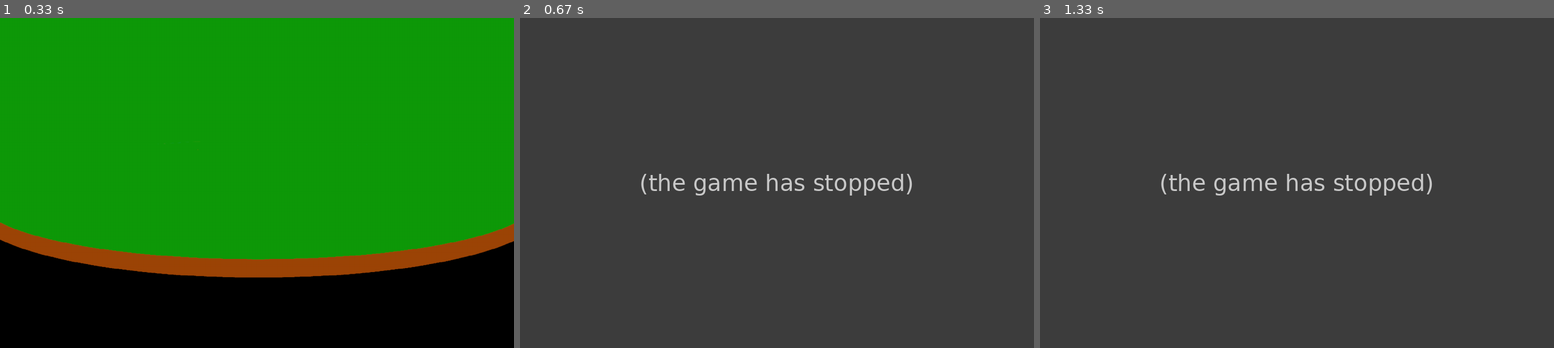
Above: before the commit, frames 1-3 (left to right).
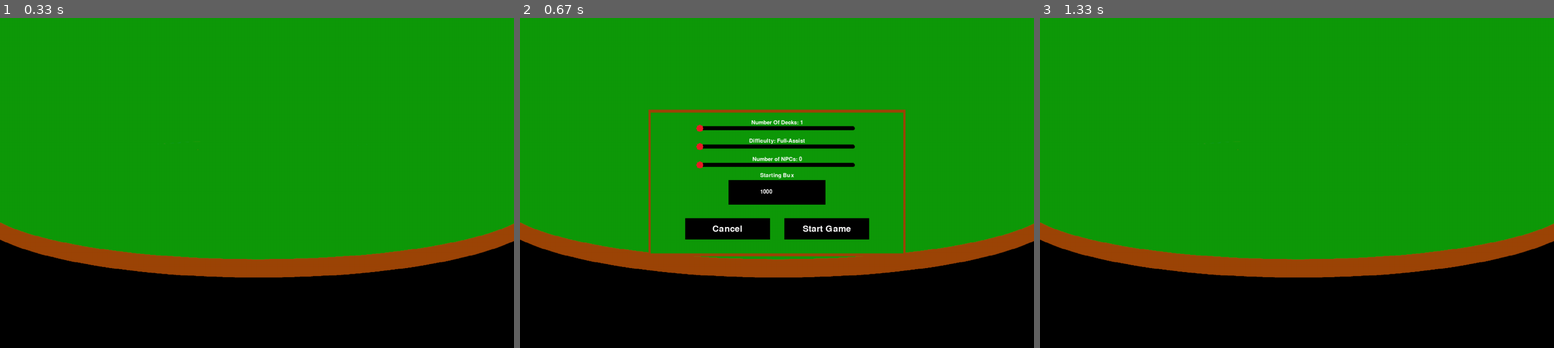
Above: after the commit, the same moments.

Repository: CDonners/None-Exam-Assessment-2026-AQA
Game: pygame game, started from bankrollBust/main.py
The game is run twice, just before and just after one commit, with the same random seed, the same clock (stepped at 60 frames per second) and the same inputs.
Inputs (mouse positions are in pixels of both pictures, inside the frame that each line leads up to):
- Up to frame 1 (0.33 s): no input
- Up to frame 2 (0.67 s): press the mouse at (777, 239) at 0.37 s; move the mouse to (694, 249) at 0.47 s; release the mouse at (617, 258) at 0.6 s
- Up to frame 3 (1.33 s): press the mouse at (1219, 146) at 0.7 s; move the mouse to (1209, 103) at 0.8 s; release the mouse at (1194, 64) at 0.93 s; click "Start Game" at 1.13 s

Frame 1 is identical in both runs. In frame 2, 100% of the frame differs, in the area x 0-100%, y 0-100%; in frame 3, 100%.
Before the commit the program exited at 0.38 s; later frames show no game.

Commit message:
Commenting and fixing images

Diff:
--- a/bankrollBust/main.py
+++ b/bankrollBust/main.py
@@ -6,50 +6,53 @@
 
 # Pygame Setup
 pygame.init() # Initialise Pygame
-initX = 1400
-initY = 900
-INITIALSIZE = (initX, initY) # Set my initial window size
+INITX = 1400
+INITY = 900
+INITIALSIZE = (INITX, INITY) # Set my initial window size
 screen = pygame.display.set_mode(INITIALSIZE) # Create my screen
 BGIMAGE = pygame.image.load("bankrollBust/images/table.png") # Load the background image
 bg = pygame.transform.scale(BGIMAGE, INITIALSIZE) # Set the size of the background image to the size of the screen
 
 # Button Setup
-newGameButton = button(screen, (700,300), "New Game")
-continueButton = button(screen, (700,400), "Continue")
-settingsButton = button(screen,(700,500), "Settings")
-quitButton = button(screen, (700,600), "Quit")
+centreX = INITX//2 # Dynamically centering X
+# Dymanically centering Y with the formula (Distance from top initially)/(Initial Y) * CurrentY this will make the buttons be in the same place no matter the screensize
+newGameButton = button(screen, (centreX, 600), "New Game")
+continueButton = button(screen, (centreX,400), "Continue")
+settingsButton = button(screen,(centreX,500), "Settings")
+quitButton = button(screen, (centreX,600), "Quit")
 
 def newGameSettings():
     # Mini Window Setup
-    miniWindowImage = pygame.image.load("bankrollBust/images/MiniMenu.png")
-    miniWindowRect = miniWindowImage.get_rect(center=(initX/2, initY/2))
+    miniWindowImage = pygame.image.load("bankrollBust/images/MiniMenu.png") # Loading the mini window image
+    miniWindowRect = miniWindowImage.get_rect(center=(INITX/2, INITY/2)) # Dynamically centering the window
     # Interaction Setup
-    noOfDecksSlider = discreteSlider(screen, "Number Of Decks", (miniWindowRect.centerx, miniWindowRect.centery-150), [1,2,4,6,8,10], scale=1.3)
-    difficultySlider = discreteSlider(screen, "Difficulty", (miniWindowRect.centerx, miniWindowRect.centery-100), ["Full-Assist", "Semi-Assist", "There-When-Needed","No-Help"], scale=1.3)
-    noOfNPCsSlider = discreteSlider(screen, "Number of NPCs", (miniWindowRect.centerx, miniWindowRect.centery-50), [0,1,2,3,4,5,6,7], scale=1.3)
-    startingBuxInput = inputBox(screen, (miniWindowRect.centerx, miniWindowRect.centery+25), "Starting Bux", None, scale=0.8)
-    startButton = button(screen, (miniWindowRect.centerx+135, miniWindowRect.centery+125), "Start Game", scale=0.7)
-    cancelButton = button(screen, (miniWindowRect.centerx-135, miniWindowRect.centery+125), "Cancel", scale=0.7)
+    currentX = miniWindowRect.centerx # Making my function calls shorter - Neater code :)
+    currentY = miniWindowRect.centery
+    noOfDecksSlider = discreteSlider(screen, "Number Of Decks", (currentX, currentY-150), [1,2,4,6,8,10], scale=1.3)
+    difficultySlider = discreteSlider(screen, "Difficulty", (currentX, currentY-100), ["Full-Assist", "Semi-Assist", "There-When-Needed","No-Help"], scale=1.3)
+    noOfNPCsSlider = discreteSlider(screen, "Number of NPCs", (currentX, currentY-50), [0,1,2,3,4,5,6,7], scale=1.3)
+    startingBuxInput = inputBox(screen, (currentX, currentY+25), "Starting Bux", None, scale=0.8)
+    startButton = button(screen, (currentX+135, currentY+125), "Start Game", scale=0.7)
+    cancelButton = button(screen, (currentX-135, currentY+125), "Cancel", scale=0.7)
     # Keeping Window Open
     started = False
     while not started:
         for event in pygame.event.get(): #Checking for events
             if event.type == pygame.QUIT: # If the user presses the X button, quit game
                 quit()
-            screen.blit(miniWindowImage, miniWindowRect)
-            noOfDecks = noOfDecksSlider.getValue(event)
-            difficulty = difficultySlider.getValue(event)
-            noOfPlayers = noOfNPCsSlider.getValue(event)
-            startingBux = startingBuxInput.getInput(event)
-            if startButton.updateImage(event):
-                started = True
-                return [noOfDecks, difficulty, noOfPlayers, startingBux]
-            elif cancelButton.updateImage(event):
-                return None # Gotta figure out logic
-            pygame.display.flip()
+            screen.blit(miniWindowImage, miniWindowRect) # Draws the mini window onto the screen
+            noOfDecks = noOfDecksSlider.getValue(event) # Get the value from the slider -- See buttonUtils.py
+            difficulty = difficultySlider.getValue(event) # Get the value from the slider -- See buttonUtils.py
+            noOfPlayers = noOfNPCsSlider.getValue(event) # Get the value from the slider -- See buttonUtils.py
+            startingBux = startingBuxInput.getInput(event) # Get the value of the input box -- See buttonUtils.py
+            if startButton.updateImage(event): # Checking if User has pressed the start button
+                started = True # Sets started to true breaking the loop
+                return [noOfDecks, difficulty, noOfPlayers, startingBux] # Returns list of all selected settings
+            elif cancelButton.updateImage(event): # Checks if player pressed the cancel button
+                return None # Retuns none passing over the If-Statement checking if the game is started
+            pygame.display.flip() # Updates the screen with all the rects
 
-def newGame(noOfDecks, difficulty, startingBux, noOfPlayers):
-    global gameRunning
+def newGame(noOfDecks, difficulty, startingBux, noOfNPCs):
     while gameRunning:
         for event in pygame.event.get(): #Checking for events
             if event.type == pygame.QUIT: # If the user presses the X button, quit game
@@ -64,14 +67,16 @@
     for event in pygame.event.get(): #Checking for events
         if event.type == pygame.QUIT: # If the user presses the X button, quit game
             gameRunning = False
+        # By updating the image on an event I can limit the amount of checks my code makes, additionally I can make it so you only press one button at a time
         if newGameButton.updateImage(event):
             gameSettings = newGameSettings()
             if gameSettings is not None: # If it is none they cancelled new game
+                # Settings the values of the selected settings - Neater function call
                 noOfDecks = gameSettings[0]
                 difficulty = gameSettings[1]
-                noOfPlayers = gameSettings[2]
+                noOfNPCs = gameSettings[2]
                 startingBux = gameSettings[3]
-                newGame(noOfDecks, difficulty, noOfDecks, startingBux)
+                newGame(noOfDecks, difficulty, noOfNPCs, startingBux) # Creating the game with the selected settings
         elif continueButton.updateImage(event):
             pass
         elif settingsButton.updateImage(event):
--- a/bankrollBust/pygameUtils/buttonUtils.py
+++ b/bankrollBust/pygameUtils/buttonUtils.py
@@ -11,13 +11,14 @@
         self.centre = centre # Centre of the button
         self.surface = surface # Defining the surface
         self.scale = scale # Defining the scale
+        self.interactable = True
         # Creating the interactable button
         self.interactableImage = pygame.transform.scale_by(pygame.image.load(self.bid+".png"), scale) # Loading the image and adjusting it to the specified scale
         self.interactableObj = self.interactableImage.get_rect(center = centre) # Turn the image into a rect with the specified centre
         # Create text object
-        self.font = pygame.font.SysFont("", 36)
-        self.text_surface = self.font.render(f"{name}", True, (255, 255, 255))
-        self.text_rect = self.text_surface.get_rect(center=centre)
+        self.font = pygame.font.SysFont("", 36) # Sets the font to pygame default and sets the size
+        self.text_surface = self.font.render(f"{name}", True, (255, 255, 255)) # Creates the text surface, colour black
+        self.text_rect = self.text_surface.get_rect(center=centre) # Draws the text with the same centre as the button so it is over it
 
 
     def draw(self): # Blits the rect onto the surface
@@ -25,26 +26,29 @@
         self.surface.blit(self.text_surface, self.text_rect)
 
     def checkHover(self): # Checks if the mouse is hovered over the rect
-        mousePos = pygame.mouse.get_pos()
-        return self.interactableObj.collidepoint(mousePos)
-
-    def checkPressed(self, event): # Checks if the mouse is pressed while it hovers over the button
+        mousePos = pygame.mouse.get_pos() # Gets the position of the mouse
+        return self.interactableObj.collidepoint(mousePos) # Returns a boolean if the mouse pos overlaps the rect
+
+    def pressed(self, event): # Checks if the mouse is pressed while it hovers over the button
         if event.type == pygame.MOUSEBUTTONDOWN: # Checking if the button press is a mouse press
             if event.button == 1: # Checks if the button pressed is the left mouse button
                 return True
 
     def updateImage(self, event): # Updates the image depending on how the button is being interacted with
-        pressed = False
+        pressed = False # Button isn't pressed by default
         if self.checkHover(): # Check if the mouse is over the button
-            if self.checkPressed(event): # Button is Pressed
+            if self.pressed(event): # Button is Pressed
+                # Set the button to the pressed image
                 self.interactableImage = pygame.transform.scale_by(pygame.image.load(self.bid+"_pressed"+".png"),self.scale)
-                pressed = True
+                pressed = True # Telling us the button is pressed
             else: # Buttons isn't pressed
+                # Set button to the hovered image
                 self.interactableImage = pygame.transform.scale_by(pygame.image.load(self.bid+"_hovered"+".png"), self.scale)
         else: # Button isn't being interacted with
+            # Set the button image to the regular image as it's not being interacted with
             self.interactableImage = pygame.transform.scale_by(pygame.image.load(self.bid+".png"), self.scale)
         self.draw() # Draw the updated image
-        return pressed
+        return pressed # Returns whether button is pressed
 
 class discreteSlider(button):
     def __init__(self, surface: pygame.Surface, name: str, centre: tuple, values: list, scale = 1.0):
@@ -54,7 +58,7 @@
         self.centre = centre
         self.values = values
         self.scale = scale
-        self.value = values[0]
+        self.value = values[0] # Sets the default value to be the first one, which will be on the very left
         # Creating Slider Guide
         self.guideImage = pygame.transform.scale_by(pygame.image.load(BIFD + "sliderGuide.png"), self.scale)
         self.guideRect = self.guideImage.get_rect(center = centre)
@@ -65,86 +69,89 @@
         self.interactableImage = pygame.transform.scale_by(pygame.image.load(BIFD + "thumb.png"), self.scale)
         self.interactableObj = self.interactableImage.get_rect(center = (self.thumbLBound, self.guideRect.centery))
         # Variables for Logic
-        self.mouseHeld = False
+        self.mouseHeld = False # Mouse isn't held by default
         self.valuePoints = self.getValuePoints()
 
     def getValuePoints(self): # Figures out where a point should be on the slider
-        xRange = self.thumbUBound - self.thumbLBound
-        step = xRange // (len(self.values)-1) + (xRange%len(self.values))
+        xRange = self.thumbUBound - self.thumbLBound # Gets the range between the bounds
+        step = xRange // (len(self.values)-1) + (xRange%len(self.values)) # Gets the step between nodes
         valuePoints = {}
-        currentX = self.thumbLBound
-        for i in range(len(self.values)):
-            if i == 0:
-                valuePoints[self.thumbLBound] = self.values[i]
-            elif i == len(self.values) - 1:
-                valuePoints[self.thumbUBound] = self.values[i]
+        currentX = self.thumbLBound # Initial position is the very left
+        for i in range(len(self.values)): # Loops through all the values
+            if i == 0: # if it's the first value
+                valuePoints[self.thumbLBound] = self.values[i] # Automatically sets the left most node to the very left
+            elif i == len(self.values) - 1: # If it's the last value
+                valuePoints[self.thumbUBound] = self.values[i] # Automatically sets the right most node to be the very right
             else:
-                currentX += step
-                valuePoints[currentX] = self.values[i]
-        return valuePoints
+                currentX += step # Increments the current X value by the step
+                valuePoints[currentX] = self.values[i] # Sets the current position to correspond to the value
+        return valuePoints # Returns the dictionary with the X coordinate as the key and the value as the value e.g 100: 3 Players
 
     def snapThumb(self):
-        xVals = list(self.valuePoints.keys())
-        xCurrent = self.interactableObj.centerx
-        upperBound, lowerBound = 0,0
-
+        xVals = list(self.valuePoints.keys()) # Gets a list of all the X coordinates of the node
+        xCurrent = self.interactableObj.centerx # The current X is the X Coordinate of the thumb
+        upperBound, lowerBound = 0,0 # Creating upperbound & lowerbound variables which will be the 2 nodes the thumb is between
+        # Loop through all the X Coordinates of the nodes
         for i in range(len(xVals)-1): # Find where is the closest Point
-            if xVals[i] <= xCurrent and xVals[i+1] >= xCurrent:
-                lowerBound = xVals[i]
-                upperBound = xVals[i+1]
-                break
-        if abs(xCurrent - lowerBound) <= abs(xCurrent - upperBound):
-            return lowerBound
+            if xVals[i] <= xCurrent and xVals[i+1] >= xCurrent: # If it is between the 2 nodes
+                lowerBound = xVals[i] # Lower bound is the node to the left
+                upperBound = xVals[i+1] # Upper bound is the node to the right
+                break # Breaks the loop to stop unneeded looping
+        if abs(xCurrent - lowerBound) <= abs(xCurrent - upperBound): # Gets the absolute difference between the thumb and the nodes
+            return lowerBound # If it's closer to the lowerbound
         else:
-            return upperBound
+            return upperBound # If it's closer to the upper bound
 
     def draw(self):
         # Draw thumb and guide
         self.surface.blit(self.guideImage, self.guideRect)
         self.surface.blit(self.interactableImage, self.interactableObj)
         # Create the text object
-        font = pygame.font.SysFont("", 22)
-        text_surface = font.render(f"{self.name}: {self.value}", True, (255, 255, 255))
-        text_rect = text_surface.get_rect(center=(self.centre[0], self.centre[1]-15))
+        font = pygame.font.SysFont("", 22) # Sets the font to default python font with size 22
+        text_surface = font.render(f"{self.name}: {self.value}", True, (255, 255, 255)) # Creates text surface with colour black
+        text_rect = text_surface.get_rect(center=(self.centre[0], self.centre[1]-15)) # Creates the rect with the offset to appear above the slider
         # Draw Text
-        self.surface.blit(text_surface, text_rect)
-        # For visibility of Nodes during testing
+        self.surface.blit(text_surface, text_rect) # Draws on every iteration to update the value displayed
+        # # For visibility of Nodes during testing
         # for i in list(self.valuePoints.keys()):
         #     pygame.draw.circle(self.surface, (0,255,0), (i,self.guideRect.centery), 5)
 
     def moveThumb(self, event):
-        mousePos = pygame.mouse.get_pos()
-        offsetX = 0
-        if self.mouseHeld == False:
-            if self.checkHover():
+        mousePos = pygame.mouse.get_pos() # Gets the position of the mouse
+        offsetX = 0 # Create the offset variable
+        if self.mouseHeld == False: # If the mouse isn't held
+            if self.checkHover(): # Check if the mouse is hovering
+                # If it is set the image of the thumb to the hovered image
                 self.interactableImage = pygame.transform.scale_by(pygame.image.load(BIFD + "thumbHovered.png"), self.scale)
-                self.checkPressed(event)
-                if self.mouseHeld:
-                    offsetX = mousePos[0] - self.interactableObj.centerx
+                self.pressed(event) # Checking if the mouse is pressed
+                if self.mouseHeld: # If the mouse is held down
+                    offsetX = mousePos[0] - self.interactableObj.centerx # Set the offset so the thumb doesn't snap to the mouse
             else:
+                # Is the mouse isn't hovering, change the image to the default
                 self.interactableImage = pygame.transform.scale_by(pygame.image.load(BIFD + "thumb.png"), self.scale)
-        if self.mouseHeld == True:
-            self.checkPressed(event)
-            if mousePos[0] > self.thumbLBound and mousePos[0] < self.thumbUBound:
-                self.interactableObj.centerx = mousePos[0]-offsetX
-            if not self.mouseHeld:
-                snapPos = self.snapThumb()
-                self.interactableObj.centerx = snapPos
+        if self.mouseHeld == True: # If the mouse is held down
+            self.pressed(event) # Check if the mouse is pressed
+            if mousePos[0] > self.thumbLBound and mousePos[0] < self.thumbUBound: # Keep the sun within the bounds
+                self.interactableObj.centerx = mousePos[0]-offsetX # Set the centre of the thumb to be the mouse position accounting for the offset
+            if not self.mouseHeld: # If the mouse isn't held down
+                snapPos = self.snapThumb() # get where the thumb should snap to
+                self.interactableObj.centerx = snapPos # Snap the thumb to that pos
 
     def getValue(self, event):
-        self.moveThumb(event)
-        self.draw()
-        closestValue = self.snapThumb()
-        self.value = self.valuePoints[closestValue]
-        return self.value
-
-    def checkPressed(self, event):
-        if event.type == pygame.MOUSEBUTTONDOWN:
-            if event.button == 1:
-                self.mouseHeld = True
-        if event.type == pygame.MOUSEBUTTONUP:
-            if event.button == 1:
-                self.mouseHeld = False
+        self.moveThumb(event) # Call the move thumb method
+        self.draw() # Draw the images
+        closestValue = self.snapThumb() # get where the thumb is
+        self.value = self.valuePoints[closestValue] # Set the current value to the value the thumb is over
+        return self.value # Return the value
+
+    def pressed(self, event):
+        if event.type == pygame.MOUSEBUTTONDOWN: # Checks if mouse button is pressed down
+            if event.button == 1: # Checks if it's the left mouse button that is pressed
+                self.mouseHeld = True # Sets to held
+        # Not using elif to account for single presses
+        if event.type == pygame.MOUSEBUTTONUP: # Checks if mouse button is released
+            if event.button == 1: # Checks if it's the left mouse button that is released
+                self.mouseHeld = False # Sets held to false
 
 class inputBox(button):
     def __init__(self, surface: pygame.Surface, centre: tuple, name: str, inputType, scale=1.0):
@@ -159,46 +166,38 @@
         # Creating the input box
         self.interactableImage = pygame.transform.scale_by(pygame.image.load(BIFD + "button.png"), self.scale)
         self.interactableObj = self.interactableImage.get_rect(center = centre)
-        self.title_font = pygame.font.SysFont("", 22)
-        self.title_text_surface = self.title_font.render(f"{self.name}", True, (255, 255, 255))
-        self.title_text_rect = self.title_text_surface.get_rect(center=(self.centre[0], self.centre[1]-45))
-
-    def pressed(self, event):
-        if event.type == pygame.MOUSEBUTTONDOWN:
-            if event.button == 1:
-                return True
-        return False
+        # Creating the text for the slider title
+        self.title_font = pygame.font.SysFont("", 22) # Sets the font of the text to the default pygame font and the size to 22
+        self.title_text_surface = self.title_font.render(f"{self.name}", True, (255, 255, 255)) # Creates the text surface with black colour
+        self.title_text_rect = self.title_text_surface.get_rect(center=(self.centre[0], self.centre[1]-45)) # Creates the rect with an offset to appear above the input box
 
     def draw(self):
         # Draw thumb and guide
         self.surface.blit(self.interactableImage, self.interactableObj)
         # Create the text object for value
-        self.input_font = pygame.font.SysFont("", 22)
-        self.input_text_surface = self.title_font.render(f"{self.value}", True, (255, 255, 255))
-        self.input_text_rect = self.title_text_surface.get_rect(center=self.centre)
+        self.input_font = pygame.font.SysFont("", 22) # Sets the font to pygame default with size 22
+        self.input_text_surface = self.title_font.render(f"{self.value}", True, (255, 255, 255)) # Creates text surface with colour black
+        self.input_text_rect = self.title_text_surface.get_rect(center=self.centre) # Creates the rect of the text so the centre is over the box
         # Draw Text
         self.surface.blit(self.title_text_surface, self.title_text_rect)
         self.surface.blit(self.input_text_surface, self.input_text_rect)
-        ## For visibility of Nodes during testing
-        # for i in list(self.valuePoints.keys()):
-        #     pygame.draw.circle(self.surface, (0,255,0), (i,self.guideRect.centery), 5)
 
     def checkSelected(self, event):
-        if self.pressed(event):
-            if self.checkHover():
-                self.selected = True
-                self.value = ""
-            else:
-                self.selected = False
-                if self.selected == "":
+        if self.pressed(event): # Checks if the mouse was pressed
+            if self.checkHover(): # Checks if the mouse was hovering over the box when it was pressed
+                self.selected = True # If it was then selected is true
+                self.value = "" # Value is blank
+            else: # Otherwise
+                self.selected = False # Selected is now false
+                if self.selected == "": # If no value was set when it was pressed then the default value is set bac
                     self.selected = "1000"
 
     def getInput(self, event):
-        self.draw()
-        self.checkSelected(event)
-        if self.selected:
-            if event.type == pygame.KEYDOWN:
-                key_pressed = pygame.key.name(event.key)
-                if key_pressed.isnumeric():
-                    self.value = self.value + key_pressed
-        return self.value
+        self.draw() # Draws the rects
+        self.checkSelected(event) # Checks if the box was selected
+        if self.selected: # if it was selected
+            if event.type == pygame.KEYDOWN: # Checks for keyboard presses
+                key_pressed = pygame.key.name(event.key) # Gets the key pressed
+                if key_pressed.isnumeric(): # Only accets numeric inputs
+                    self.value = self.value + key_pressed # Adds the input to the value string
+        return self.value # returns the value string
Binary file changed: bankrollBust/images/buttons/sliderGuide.png
Binary file changed: bankrollBust/images/buttons/thumb.png
Binary file changed: bankrollBust/images/buttons/thumbHovered.png
